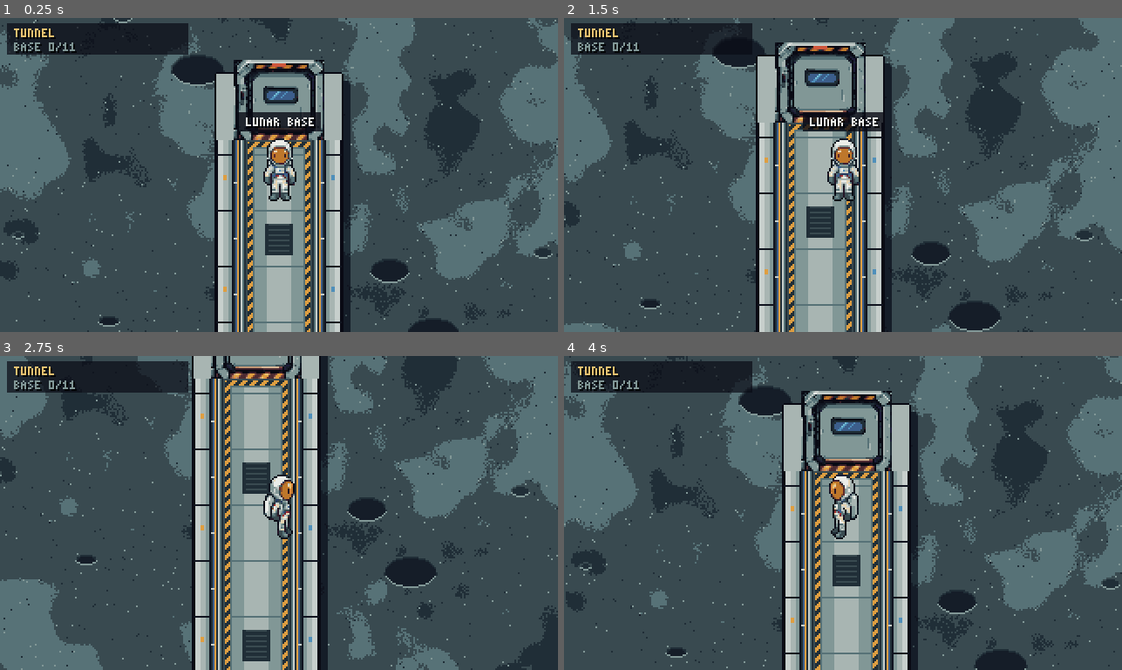
Above: before the commit, frames 1-4 (two rows, left to right).
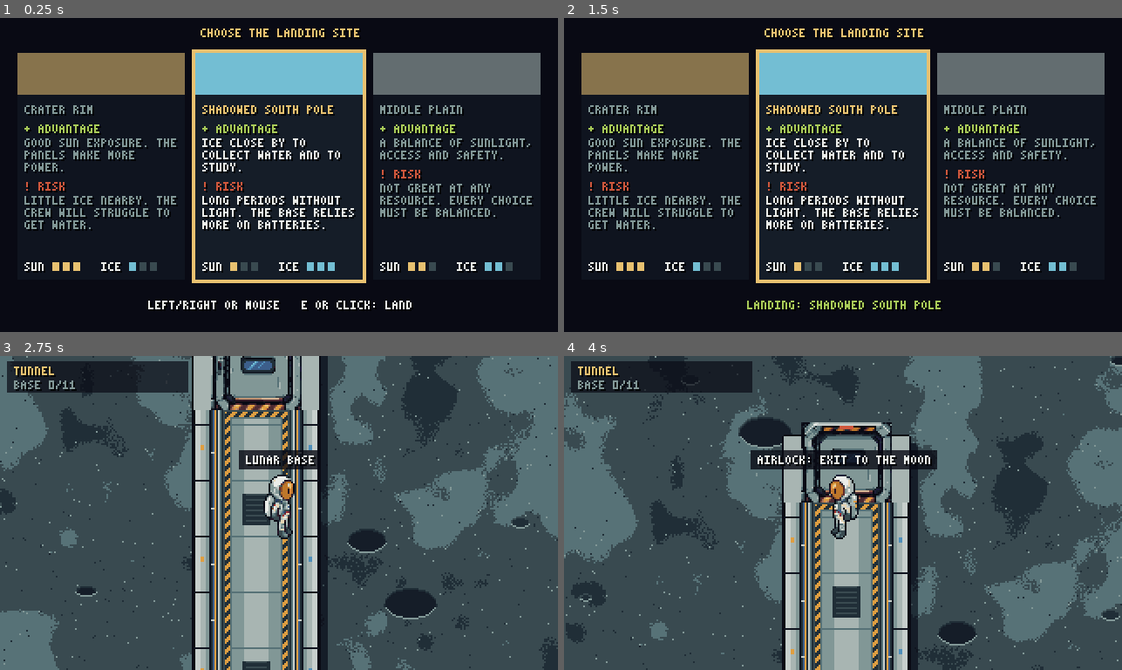
Above: after the commit, the same moments.

Repository: HattoriLoL/Artemis-Adventure
Game: Godot game, scene res://cenas/escolha_pouso.tscn
Two runs of this game, one before a commit and one after it. Both use one fixed random seed, a clock stepped at 60 frames per second and the inputs below. Before the commit the project starts from res://cenas/mapa.tscn.
Inputs (mouse positions are in pixels of both pictures, inside the frame that each line leads up to):
- Up to frame 1 (0.25 s): no input
- Up to frame 2 (1.5 s): tap Enter (ui_accept) at 0.5, 0.77, 1.25 s; move the mouse to (965, 159) at 0.52 s; hold D (direita) 0.53-1.28 s; hold Shift (andar) 0.53-1.28 s; click (965, 159) at 0.67 s; tap E (usar) at 0.8, 1.35 s; move the mouse to (731, 190) at 1.27 s; hold S (baixo) from 1.28 s (still down); click (731, 190) at 1.42 s
- Up to frame 3 (2.75 s): tap Enter (ui_accept) at 1.52 s; tap X at 1.55, 2.1 s; move the mouse to (334, 443) at 2.02 s; release S (baixo) at 2.03 s; hold D (direita) from 2.03 s (still down); click (334, 443) at 2.17 s; tap J at 2.3 s
- Up to frame 4 (4 s): tap Enter (ui_accept) at 2.75, 3.02, 3.77 s; move the mouse to (815, 575) at 2.77 s; release D (direita) at 2.78 s; hold W (cima) 2.78-3.53 s; tap J at 2.85 s; click (815, 575) at 2.92 s; tap Shift (andar) at 3.05 s; move the mouse to (1010, 560) at 3.52 s; hold A (esquerda) from 3.53 s (still down); hold Shift (andar) from 3.53 s (still down); click (1010, 560) at 3.67 s; tap E (usar) at 3.8 s

The runs differ from the first frame. In frame 1, 91% of the frame differs, in the area x 0-100%, y 0-100%; in frame 2, 91%; in frame 3, 28%; in frame 4, 33%.

Commit message:
Escolha do local de pouso e autoload Missao
- Nova primeira cena (escolha_pouso.tscn): 3 cartões (borda da cratera, polo sul sombreado, planície) com
  vantagem, risco e medidores SUN/ICE. Esquerda/direita ou mouse escolhem; E ou clique confirma e abre a base.
- Dados dos locais em dados/locais_pouso.json (textos em inglês e condições de partida provisórias).
- Autoload Missao guarda o local escolhido e as condições de partida entre as cenas.
- Modo demo passa pelos 3 cartões e pousa no polo; depois o mapa roda o demo dele.

Diff:
--- /dev/null
+++ b/jogo/cenas/escolha_pouso.tscn
@@ -0,0 +1,71 @@
+[gd_scene load_steps=2 format=3]
+
+[ext_resource type="Script" path="res://scripts/escolha_pouso.gd" id="1"]
+
+[node name="EscolhaPouso" type="Control"]
+layout_mode = 3
+anchors_preset = 15
+anchor_right = 1.0
+anchor_bottom = 1.0
+grow_horizontal = 2
+grow_vertical = 2
+script = ExtResource("1")
+
+[node name="Fundo" type="ColorRect" parent="."]
+layout_mode = 0
+offset_right = 320.0
+offset_bottom = 180.0
+color = Color(0.0352941, 0.0392157, 0.0784314, 1)
+
+[node name="Moldura" type="ColorRect" parent="."]
+layout_mode = 0
+offset_left = 8.0
+offset_top = 18.0
+offset_right = 108.0
+offset_bottom = 152.0
+color = Color(0.909804, 0.756863, 0.439216, 1)
+
+[node name="Cartao1" type="ColorRect" parent="."]
+layout_mode = 0
+offset_left = 10.0
+offset_top = 20.0
+offset_right = 106.0
+offset_bottom = 150.0
+color = Color(0.0823529, 0.113725, 0.156863, 1)
+
+[node name="Faixa" type="ColorRect" parent="Cartao1"]
+layout_mode = 0
+offset_right = 96.0
+offset_bottom = 24.0
+
+[node name="Cartao2" type="ColorRect" parent="."]
+layout_mode = 0
+offset_left = 112.0
+offset_top = 20.0
+offset_right = 208.0
+offset_bottom = 150.0
+color = Color(0.0823529, 0.113725, 0.156863, 1)
+
+[node name="Faixa" type="ColorRect" parent="Cartao2"]
+layout_mode = 0
+offset_right = 96.0
+offset_bottom = 24.0
+
+[node name="Cartao3" type="ColorRect" parent="."]
+layout_mode = 0
+offset_left = 214.0
+offset_top = 20.0
+offset_right = 310.0
+offset_bottom = 150.0
+color = Color(0.0823529, 0.113725, 0.156863, 1)
+
+[node name="Faixa" type="ColorRect" parent="Cartao3"]
+layout_mode = 0
+offset_right = 96.0
+offset_bottom = 24.0
+
+[node name="Textos" type="Control" parent="."]
+layout_mode = 0
+offset_right = 320.0
+offset_bottom = 180.0
+mouse_filter = 2
--- /dev/null
+++ b/jogo/dados/locais_pouso.json
@@ -0,0 +1,32 @@
+[
+ {
+  "id": "borda",
+  "titulo": "Crater rim",
+  "vantagem": "Good sun exposure. The panels make more power.",
+  "risco": "Little ice nearby. The crew will struggle to get water.",
+  "cor": "#e8c170",
+  "sol": 3,
+  "gelo": 1,
+  "condicoes": {"energia": 80, "oxigenio": 65, "comida": 70, "condicao": 80, "geracao_solar": 1.0, "dias_de_noite": 1, "gelo_por_coleta": 0.5}
+ },
+ {
+  "id": "polo",
+  "titulo": "Shadowed south pole",
+  "vantagem": "Ice close by to collect water and to study.",
+  "risco": "Long periods without light. The base relies more on batteries.",
+  "cor": "#73bed3",
+  "sol": 1,
+  "gelo": 3,
+  "condicoes": {"energia": 60, "oxigenio": 75, "comida": 70, "condicao": 80, "geracao_solar": 0.7, "dias_de_noite": 3, "gelo_por_coleta": 1.5}
+ },
+ {
+  "id": "planicie",
+  "titulo": "Middle plain",
+  "vantagem": "A balance of sunlight, access and safety.",
+  "risco": "Not great at any resource. Every choice must be balanced.",
+  "cor": "#a8b5b2",
+  "sol": 2,
+  "gelo": 2,
+  "condicoes": {"energia": 70, "oxigenio": 70, "comida": 70, "condicao": 80, "geracao_solar": 0.85, "dias_de_noite": 2, "gelo_por_coleta": 1.0}
+ }
+]
--- a/jogo/project.godot
+++ b/jogo/project.godot
@@ -11,13 +11,14 @@
 [application]
 
 config/name="Artemis Outpost"
-run/main_scene="res://cenas/mapa.tscn"
+run/main_scene="res://cenas/escolha_pouso.tscn"
 config/features=PackedStringArray("4.5", "GL Compatibility")
 
 [autoload]
 
 Opcoes="*res://scripts/opcoes.gd"
 Prints="*res://scripts/prints.gd"
+Missao="*res://scripts/missao.gd"
 
 [display]
 
--- /dev/null
+++ b/jogo/scripts/escolha_pouso.gd
@@ -0,0 +1,178 @@
+extends Control
+## Tela de escolha do local de pouso: 3 cartões lado a lado.
+## Esquerda / direita (ou o mouse em cima) escolhem; E (ou clique) confirma. Depois guarda a escolha na Missao e
+## abre a base. Os textos e números de cada local ficam em res://dados/locais_pouso.json.
+
+const Fonte = preload("res://scripts/fonte.gd")
+const BRANCO := Color("#ebede9")
+const CINZA := Color("#819796")
+const AMARELO := Color("#e8c170")
+const VERDE := Color("#a8ca58")
+const VERMELHO := Color("#cf573c")
+const AZUL := Color("#73bed3")
+const APAGADO := Color("#394a50")
+
+const ARQUIVO := "res://dados/locais_pouso.json"
+const BASE := "res://cenas/mapa.tscn"
+const LETRAS_POR_LINHA := 22             # cabe no cartão: (96 - 8) / 4 px por letra
+const ESPERA_POUSO := 1.0                # tempo mostrando "LANDING: ..." antes de abrir a base
+const INTERVALO_DEMO := 0.7              # no demo, tempo entre um movimento e outro
+
+var demo := false                        # true: a tela escolhe sozinha (modo demo do jogo)
+var locais: Array = []
+var selecionado := 1                     # começa no cartão do meio
+var e_liberado := false                  # só aceita o E depois que ele for solto uma vez
+var confirmado := false
+var t_demo := 0.0
+var passos_demo := 0
+
+@onready var textos: Control = $Textos
+@onready var moldura: ColorRect = $Moldura
+@onready var cartoes := [$Cartao1, $Cartao2, $Cartao3]
+
+
+func _ready() -> void:
+	_criar_teclas()
+	demo = "--demo" in OS.get_cmdline_user_args()
+	locais = JSON.parse_string(FileAccess.get_file_as_string(ARQUIVO))
+	for i in cartoes.size():
+		cartoes[i].get_node("Faixa").color = Color(locais[i]["cor"])
+	textos.draw.connect(_desenhar_textos)
+	_atualizar_visual()
+
+
+func _input(ev: InputEvent) -> void:
+	# mouse: passar por cima seleciona o cartão, clicar confirma
+	if confirmado or demo or not ev is InputEventMouse:
+		return
+	var i := _cartao_no_mouse((make_input_local(ev) as InputEventMouse).position)
+	if i < 0:
+		return
+	selecionado = i
+	if ev is InputEventMouseButton and ev.pressed and ev.button_index == MOUSE_BUTTON_LEFT:
+		_confirmar()
+	_atualizar_visual()
+
+
+func _process(delta: float) -> void:
+	if not Input.is_action_pressed("usar"):
+		e_liberado = true
+	if confirmado:
+		return
+	if demo:
+		_jogar_sozinho(delta)
+	else:
+		if Input.is_action_just_pressed("esquerda"):
+			selecionado = maxi(0, selecionado - 1)
+		if Input.is_action_just_pressed("direita"):
+			selecionado = mini(locais.size() - 1, selecionado + 1)
+		if e_liberado and Input.is_action_just_pressed("usar"):
+			_confirmar()
+	_atualizar_visual()
+
+
+## m: posição do mouse já na tela de 320x180 (vem do próprio evento, não do cursor do sistema)
+func _cartao_no_mouse(m: Vector2) -> int:
+	for i in cartoes.size():
+		if Rect2(cartoes[i].position, cartoes[i].size).has_point(m):
+			return i
+	return -1
+
+
+func _jogar_sozinho(delta: float) -> void:
+	# no demo, passa pelos 3 cartões, volta para o do meio e confirma
+	t_demo += delta
+	if t_demo < INTERVALO_DEMO:
+		return
+	t_demo = 0.0
+	passos_demo += 1
+	if passos_demo <= 3:
+		selecionado = passos_demo - 1
+	elif passos_demo == 4:
+		selecionado = 1
+	else:
+		_confirmar()
+
+
+func _confirmar() -> void:
+	confirmado = true
+	_atualizar_visual()
+	var id: String = locais[selecionado]["id"]
+	Missao.escolher_local(id)
+	await get_tree().create_timer(ESPERA_POUSO).timeout
+	get_tree().change_scene_to_file(BASE)
+
+
+func _atualizar_visual() -> void:
+	moldura.position.x = cartoes[selecionado].position.x - 2
+	for i in cartoes.size():
+		cartoes[i].modulate = Color.WHITE if i == selecionado else Color(1, 1, 1, 0.55)
+	textos.queue_redraw()
+
+
+func _desenhar_textos() -> void:
+	Fonte.centralizado(textos, "CHOOSE THE LANDING SITE", 160, 6, AMARELO)
+	for i in locais.size():
+		_desenhar_cartao(locais[i], cartoes[i].position, i == selecionado)
+	if confirmado:
+		Fonte.centralizado(textos, "LANDING: " + str(locais[selecionado]["titulo"]), 160, 162, VERDE)
+	else:
+		Fonte.centralizado(textos, "LEFT/RIGHT OR MOUSE   E OR CLICK: LAND", 160, 162, BRANCO)
+
+
+func _desenhar_cartao(local: Dictionary, pos: Vector2, ativo: bool) -> void:
+	var x := pos.x + 4
+	var y := pos.y + 30                      # logo abaixo da faixa colorida
+	var cor_texto := BRANCO if ativo else CINZA
+	Fonte.desenhar(textos, local["titulo"], Vector2(x, y), AMARELO if ativo else CINZA)
+	y += 11
+	Fonte.desenhar(textos, "+ ADVANTAGE", Vector2(x, y), VERDE)
+	y += 8
+	for linha in _quebrar(local["vantagem"]):
+		Fonte.desenhar(textos, linha, Vector2(x, y), cor_texto)
+		y += 7
+	y += 4
+	Fonte.desenhar(textos, "! RISK", Vector2(x, y), VERMELHO)
+	y += 8
+	for linha in _quebrar(local["risco"]):
+		Fonte.desenhar(textos, linha, Vector2(x, y), cor_texto)
+		y += 7
+	# medidores de 1 a 3 quadradinhos, iguais em todos os cartões, para comparar de olho
+	_medidor("SUN", int(local["sol"]), Vector2(x, pos.y + 120), AMARELO)
+	_medidor("ICE", int(local["gelo"]), Vector2(x + 44, pos.y + 120), AZUL)
+
+
+func _medidor(nome: String, nivel: int, pos: Vector2, cor: Color) -> void:
+	Fonte.desenhar(textos, nome, pos, BRANCO)
+	for i in 3:
+		textos.draw_rect(Rect2(pos.x + 16 + i * 6, pos.y, 4, 5), cor if i < nivel else APAGADO)
+
+
+func _quebrar(texto: String) -> Array:
+	# quebra o texto em linhas de até LETRAS_POR_LINHA letras, sem cortar palavras
+	var linhas := []
+	var linha := ""
+	for palavra in texto.split(" "):
+		var tentativa: String = palavra if linha == "" else linha + " " + palavra
+		if tentativa.length() > LETRAS_POR_LINHA and linha != "":
+			linhas.append(linha)
+			linha = palavra
+		else:
+			linha = tentativa
+	if linha != "":
+		linhas.append(linha)
+	return linhas
+
+
+func _criar_teclas() -> void:
+	# esta é a primeira cena do jogo, então as teclas ainda não existem (no resto do jogo, quem cria é o mapa)
+	var teclas := {"esquerda": [KEY_A, KEY_LEFT], "direita": [KEY_D, KEY_RIGHT], "cima": [KEY_W, KEY_UP],
+		"baixo": [KEY_S, KEY_DOWN], "andar": [KEY_SHIFT], "usar": [KEY_E, KEY_X, KEY_J, KEY_ENTER]}
+	for acao in teclas:
+		if InputMap.has_action(acao):
+			continue
+		InputMap.add_action(acao)
+		for k in teclas[acao]:
+			var ev := InputEventKey.new()
+			ev.physical_keycode = k
+			InputMap.action_add_event(acao, ev)
--- /dev/null
+++ b/jogo/scripts/missao.gd
@@ -0,0 +1,21 @@
+extends Node
+## Estado da missão que continua existindo quando o jogo troca de cena (autoload "Missao").
+## Por enquanto guarda só o local de pouso e as condições de partida dele.
+## Os outros sistemas (indicadores, dias, eventos) leem daqui: Missao.local_pouso, Missao.condicoes["energia"]...
+
+const ARQUIVO := "res://dados/locais_pouso.json"
+
+var local_pouso := ""                    # "borda", "polo" ou "planicie"; vazio = ainda não escolheu
+var dados_local: Dictionary = {}         # a entrada inteira do local no JSON (título, vantagem, risco...)
+var condicoes: Dictionary = {}           # as condições de partida do local (energia, oxigênio, noite, gelo...)
+
+
+func escolher_local(id: String) -> void:
+	for local in JSON.parse_string(FileAccess.get_file_as_string(ARQUIVO)):
+		if local["id"] == id:
+			local_pouso = id
+			dados_local = local
+			condicoes = local["condicoes"]
+			print("Missao: pouso em ", id, " ", condicoes)
+			return
+	push_error("Local de pouso desconhecido: " + id)
Not shown, added: jogo/scripts/escolha_pouso.gd.uid
Not shown, added: jogo/scripts/missao.gd.uid
